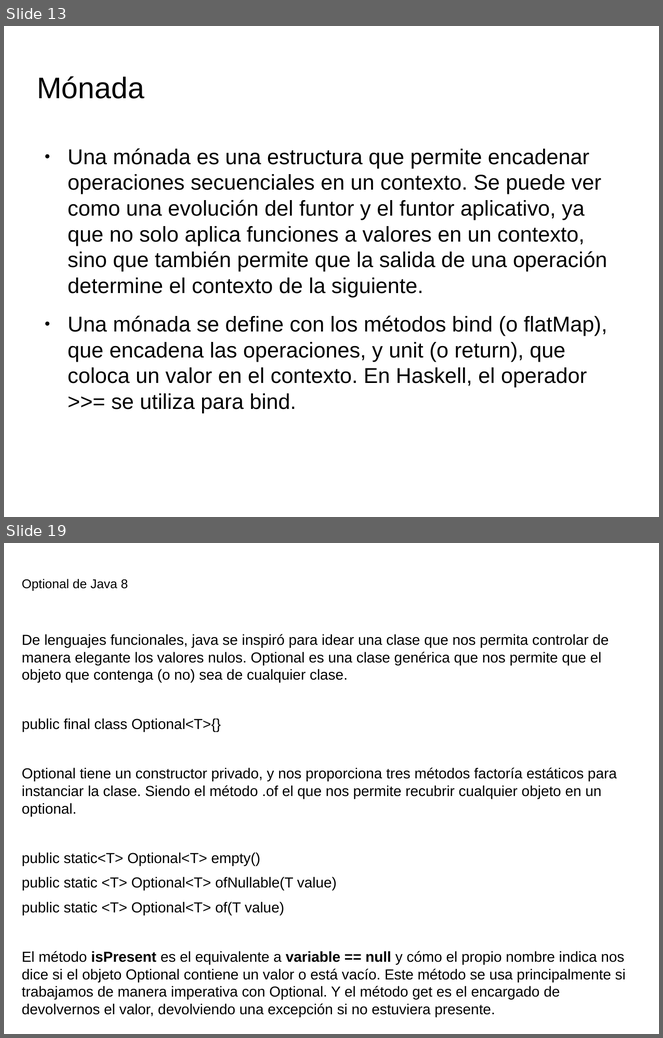
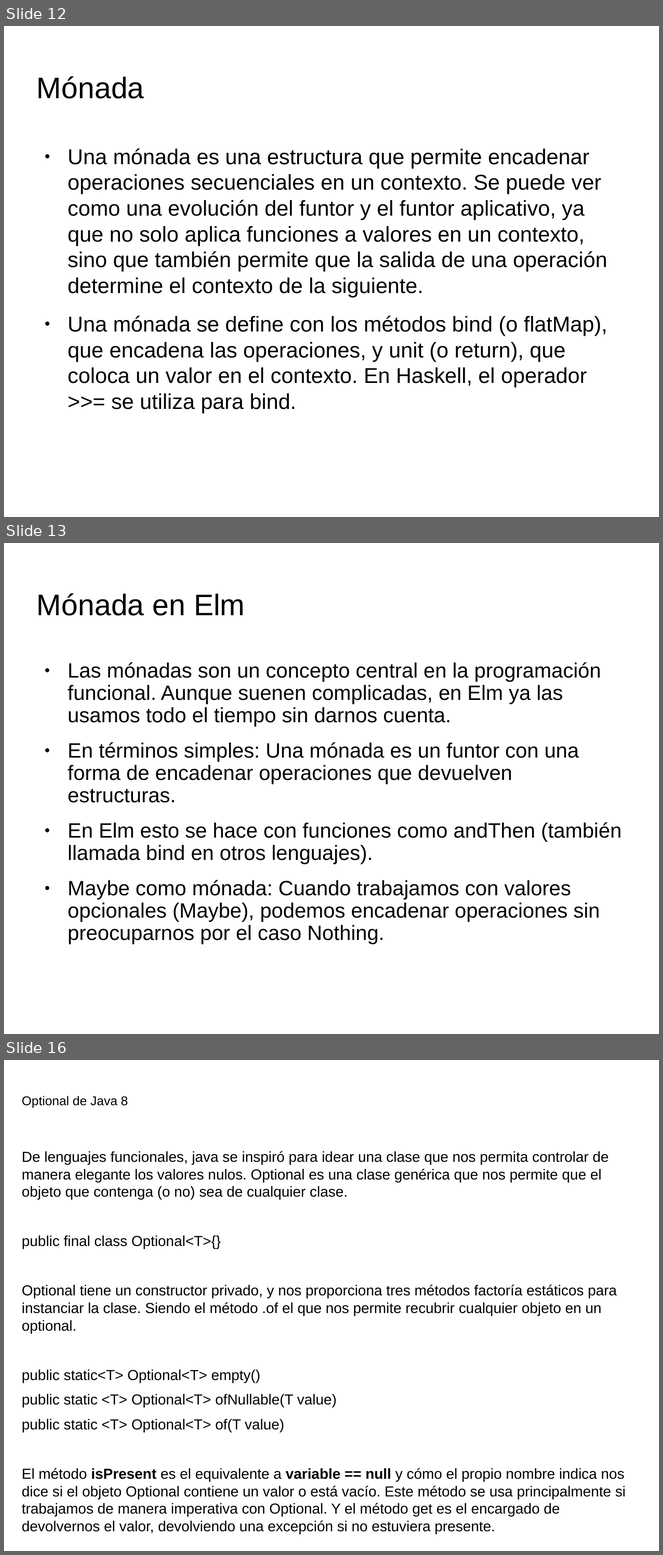
Before and after one commit to totis023/paradigmaUAP2025, a slide deck: funcional/clase5.pptx. Shown one above the other, each under a label of ours: slides 13 and 19 before the commit, slides 12, 13 and 16 after it; the slides between them are not shown. The pictures are 663x1038 and 663x1555 pixels, drawn with LibreOffice and Linux fonts; fonts in the diff are those of the drawing; background and template pictures are left out. Boxes give left, top, right and bottom in pixels: in the first picture for what was removed or moved away, otherwise in the second. Text is boxed around its words. In the diff, an @@ line names an element or a change of style, - is before the commit and + after.

```diff
--- a/funcional/clase5.pptx
+++ b/funcional/clase5.pptx
@@ slide 13 added at bbox=[4, 543, 659, 1034], background picture (left out) @@
@@ text added at bbox=[37, 593, 245, 616], 32.7 pt, text #000000 @@
+Mónada en Elm
@@ text added at bbox=[67, 662, 622, 945], 22.8 pt, text #000000 @@
+● Las mónadas son un concepto central en la programación funcional. Aunque suenen complicadas, en Elm ya las usamos todo el tiempo sin darnos cuenta.
+● En términos simples: Una mónada es un funtor con una forma de encadenar operaciones que devuelven estructuras.
+● En Elm esto se hace con funciones como andThen (también llamada bind en otros lenguajes).
+● Maybe como mónada: Cuando trabajamos con valores opcionales (Maybe), podemos encadenar operaciones sin preocuparnos por el caso Nothing.
@@ what was slide 13 is now slide 12 @@
@@ what was slide 19 is now slide 16 @@
```
Also in this commit, not shown: 4 slides changed, 3 other slides added, 7 slides removed, 1 other file.
